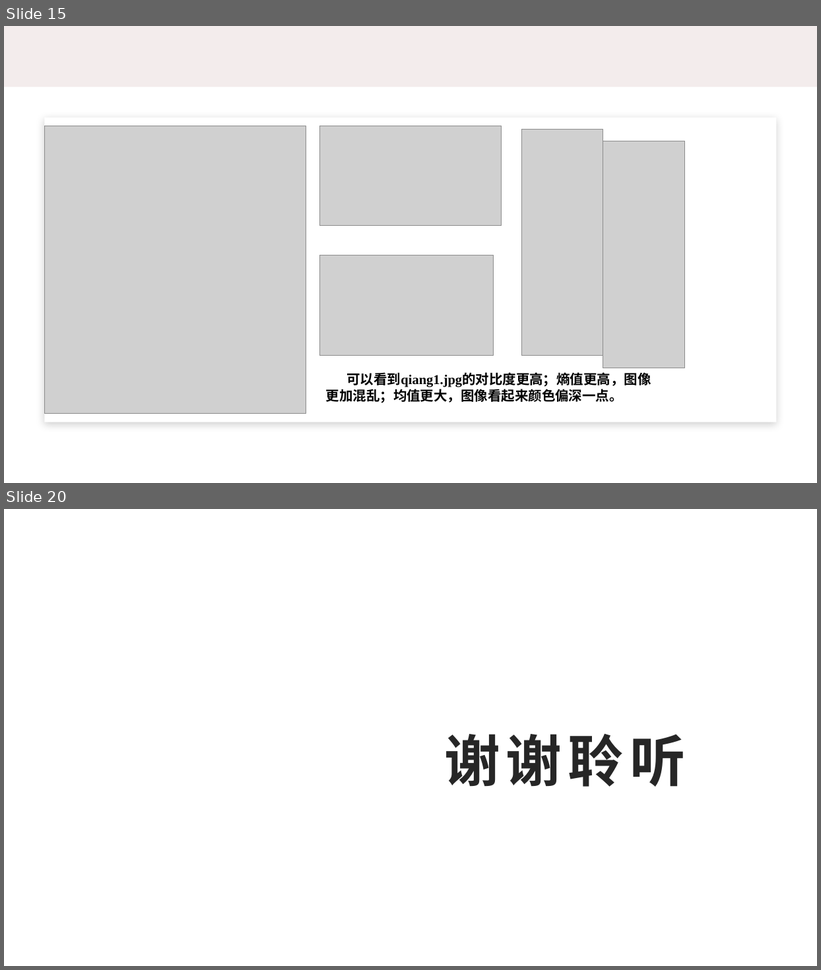
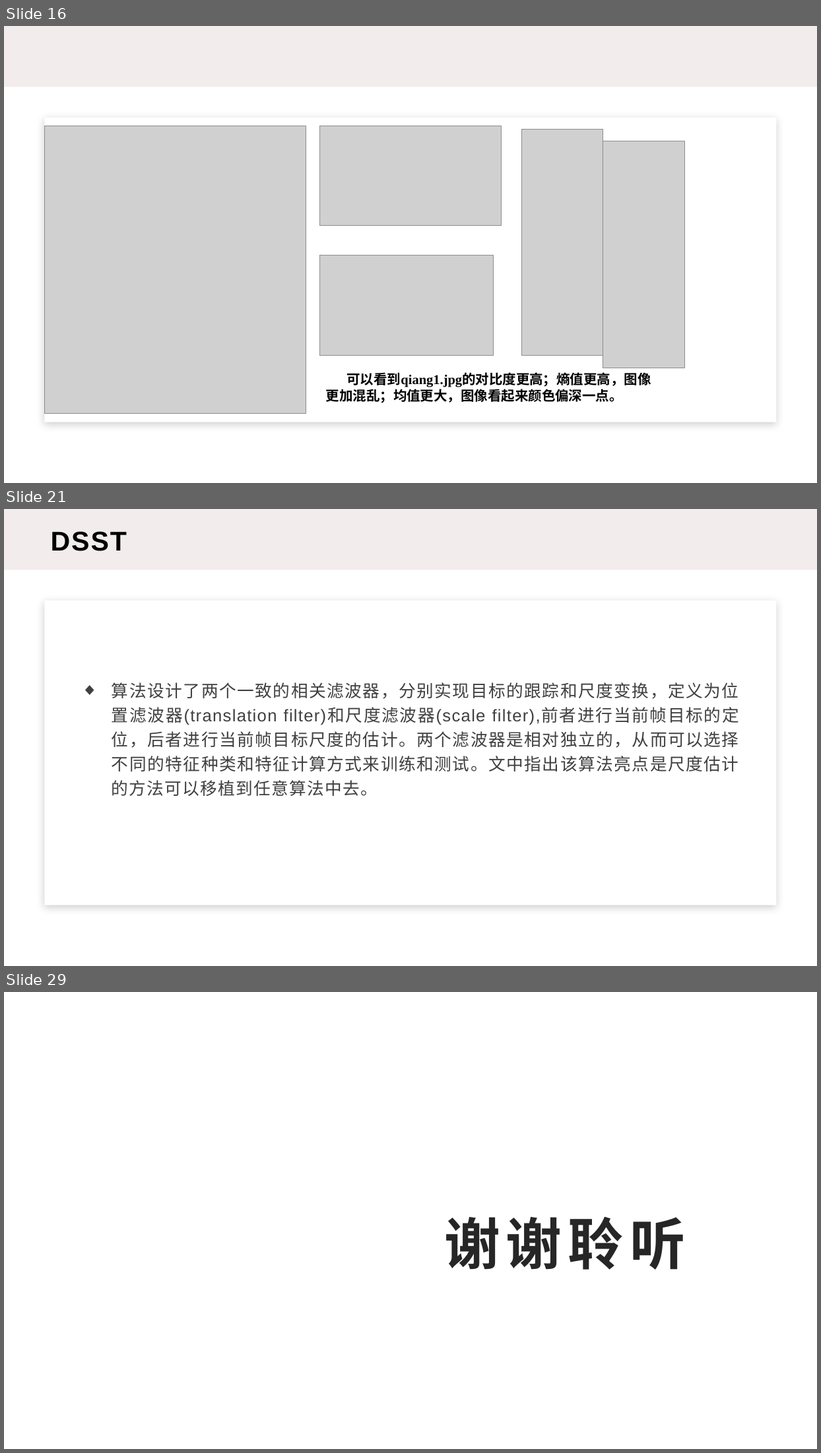
Before and after one commit to Jacky-007/master, a slide deck: 10185102144-董辰尧-09/10185102144-董辰尧-ppt.pptx. Shown one above the other, each under a label of ours: slides 15 and 20 before the commit, slides 16, 21 and 29 after it; the slides between them are not shown. The pictures are 821x970 and 821x1453 pixels, drawn with LibreOffice and Linux fonts; fonts in the diff are those of the drawing; grey boxes stand for pictures; background and template pictures are left out. Boxes give left, top, right and bottom in pixels: in the first picture for what was removed or moved away, otherwise in the second. Text is boxed around its words. In the diff, an @@ line names an element or a change of style, - is before the commit and + after.

```diff
--- a/10185102144-董辰尧-09/10185102144-董辰尧-ppt.pptx
+++ b/10185102144-董辰尧-09/10185102144-董辰尧-ppt.pptx
@@ slide 21 added at bbox=[4, 509, 817, 966], background #FFFFFF @@
@@ rectangle added at bbox=[4, 509, 817, 570], fill #F3ECEC @@
@@ text added at bbox=[51, 531, 127, 551], 32 pt, text #000000, bold @@
+DSST
@@ rectangle added at bbox=[45, 601, 777, 906], fill #FFFFFF @@
@@ text added at bbox=[112, 683, 739, 796], 20 pt, text #404040 @@
+◆ 算法设计了两个一致的相关滤波器，分别实现目标的跟踪和尺度变换，定义为位置滤波器(translation filter)和尺度滤波器(scale filter),前者进行当前帧目标的定位，后者进行当前帧目标尺度的估计。两个滤波器是相对独立的，从而可以选择不同的特征种类和特征计算方式来训练和测试。文中指出该算法亮点是尺度估计的方法可以移植到任意算法中去。
@@ what was slide 15 is now slide 16 @@
@@ what was slide 20 is now slide 29 @@
```
Also in this commit, not shown: 3 slides changed, 10 other slides added, 2 slides removed.
